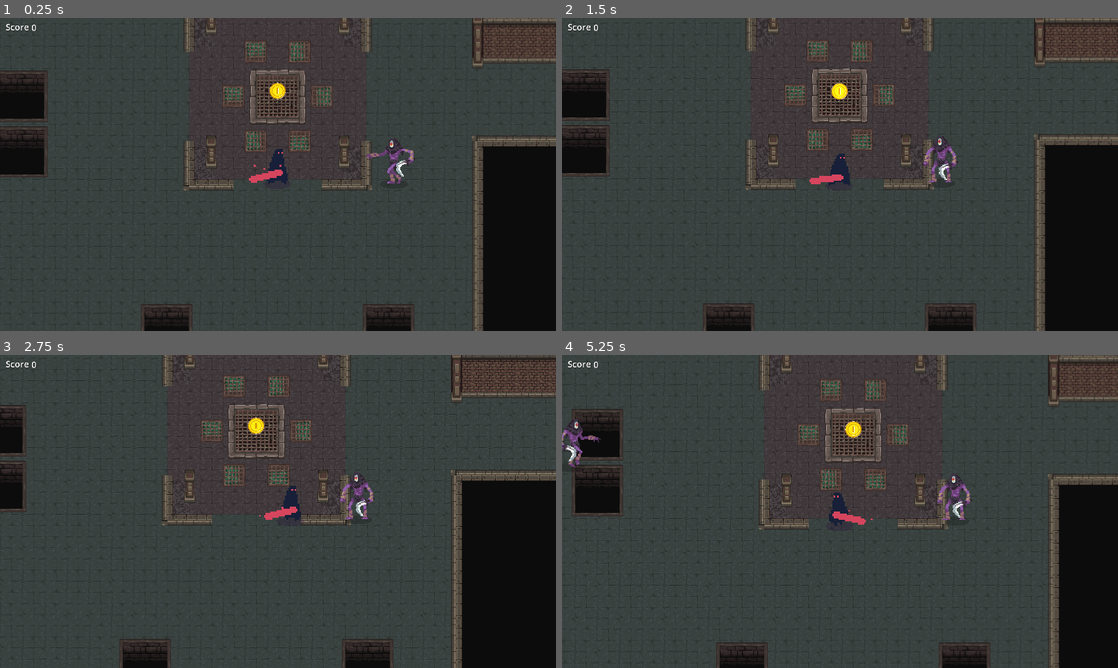
Above: before the commit, frames 1-4 (two rows, left to right).
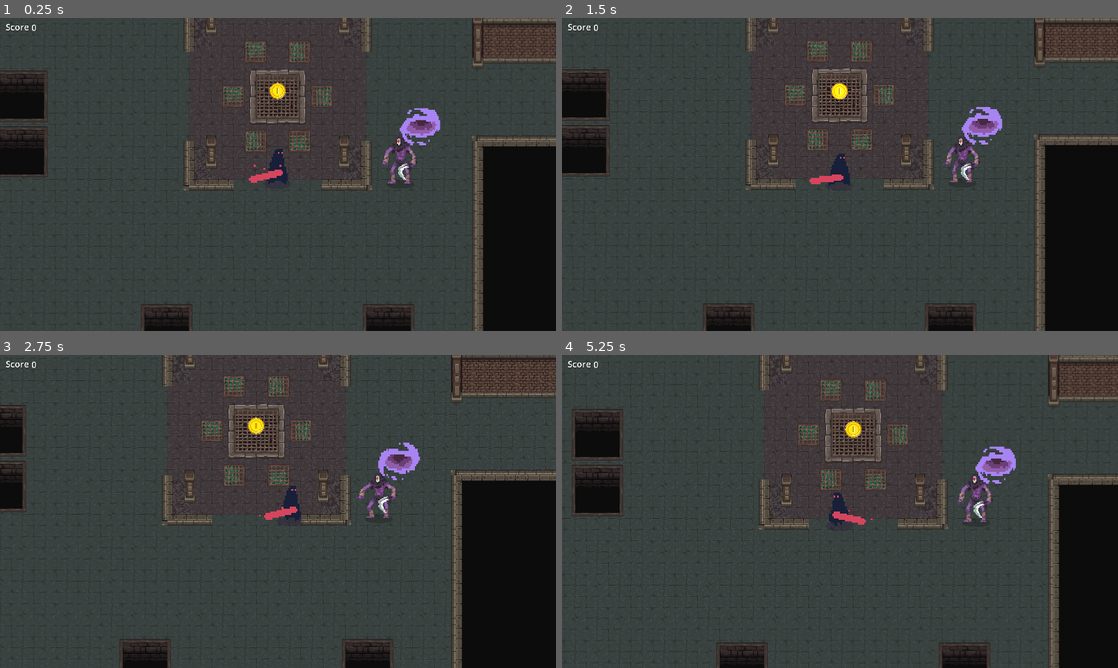
Above: after the commit, the same moments.

Repository: h-sutiwas/godot-mythus
Game: Godot game, scene res://scenes/playground.tscn
Two runs of this game, one before a commit and one after it. Both use one fixed random seed, a clock stepped at 60 frames per second and the inputs below.
Inputs:
- Up to frame 1 (0.25 s): no input
- Up to frame 2 (1.5 s): hold D (player_right) 0.53-1.28 s; hold Space (attack) 0.53-1.28 s; hold S (player_down) from 1.28 s (still down); tap Space (attack) at 1.35 s
- Up to frame 3 (2.75 s): release S (player_down) at 2.03 s; hold D (player_right) from 2.03 s (still down); hold Space (attack) from 2.03 s (still down)
- Up to frame 4 (5.25 s): release D (player_right) at 2.78 s; release Space (attack) at 2.78 s; hold W (player_up) 2.78-3.53 s; tap Space (attack) at 2.85, 4.35 s; hold Space (attack) 3.53-4.28 s; hold A (player_left) 3.53-5.03 s; hold S (player_down) from 5.03 s (still down); hold Space (attack) from 5.03 s (still down)

The runs differ from the first frame. In frame 1, 1.0% of the frame differs, in the area x 65-80%, y 28-53%; in frame 2, 1.2%; in frame 3, 1.1%; in frame 4, 1.5%, in the area x 0-82%, y 20-54%.
Error after the commit: Parse Error: Value of type "EnemyStateMachine" cannot be assigned to a variable of type "PlayerStateMachine". (res://scenes/entities/Enemy/enemy_state_machine.…

Commit message:
Add another state machine for enemy and set on-ready variable for it to use in enemy.gd

Diff:
--- a/scenes/entities/Enemy/enemy.gd
+++ b/scenes/entities/Enemy/enemy.gd
@@ -2,6 +2,7 @@
 class_name Enemy
 
 @onready var animated_sprites : AnimatedSprite2D = $AnimatedSprite2D
+@onready var state_machine : EnemyStateMachine = $StateMachine
 @onready var player: CharacterBody2D = get_tree().get_first_node_in_group("Player")
 
 const SPEED = 70.0
@@ -17,6 +18,7 @@
 func _ready():
 	old_pos = global_position
 	pos = global_position
+	state_machine.Initialize( self )
 
 # สร้าง func take_damage ด้วน
 
--- a/scenes/entities/Enemy/enemy.tscn
+++ b/scenes/entities/Enemy/enemy.tscn
@@ -41,6 +41,7 @@
 [ext_resource type="Texture2D" uid="uid://1yfeh116hyyp" path="res://assets/images/enemy/bringer_of_death/Individual Sprite/Walk/Bringer-of-Death_Walk_7.png" id="28_2yigr"]
 [ext_resource type="Texture2D" uid="uid://cl1co0wbb0l2j" path="res://assets/images/enemy/bringer_of_death/Individual Sprite/Walk/Bringer-of-Death_Walk_8.png" id="29_x6pbs"]
 [ext_resource type="Texture2D" uid="uid://co0lra5a48s0d" path="res://assets/images/enemy/bringer_of_death/Individual Sprite/Spell/Bringer-of-Death_Spell_2.png" id="41_wx7fb"]
+[ext_resource type="Script" uid="uid://ed68xk6keojk" path="res://scenes/entities/Enemy/enemy_state_machine.gd" id="41_ypk2h"]
 [ext_resource type="Texture2D" uid="uid://dp2gh81o81dqo" path="res://assets/images/enemy/bringer_of_death/Individual Sprite/Spell/Bringer-of-Death_Spell_16.png" id="42_wgoqm"]
 [ext_resource type="AudioStream" uid="uid://b8nx26ftttmqi" path="res://assets/audio/enemy/enemy_attack.mp3" id="44_wgoqm"]
 [ext_resource type="Texture2D" uid="uid://sfei5s6hfbc2" path="res://assets/images/enemy/bringer_of_death/Individual Sprite/shadow.png" id="45_okyt8"]
@@ -309,6 +310,15 @@
 scale = Vector2(0.5504391, 1.5542715)
 shape = SubResource("RectangleShape2D_ypk2h")
 
+[node name="StateMachine" type="Node" parent="."]
+script = ExtResource("41_ypk2h")
+
+[node name="Wander" type="Node" parent="StateMachine"]
+
+[node name="Attack" type="Node" parent="StateMachine"]
+
+[node name="Stun" type="Node" parent="StateMachine"]
+
 [node name="AtkBall" type="AnimatedSprite2D" parent="."]
 light_mask = 2
 z_index = 3
--- /dev/null
+++ b/scenes/entities/Enemy/enemy_state_machine.gd
@@ -0,0 +1,63 @@
+extends Node
+class_name EnemyStateMachine
+
+var states : Array [ State ]
+var prev_state : State
+var current_state : State
+
+# Called when the node enters the scene tree for the first time
+func _ready():
+	process_mode = Node.PROCESS_MODE_DISABLED
+	pass # Replace with function body
+
+
+# Called every frame. 'delta' is the elapsed time since the previous frame
+func _process( delta ):
+	ChangeState( current_state.Process( delta ) )
+	pass
+
+
+
+func _physics_process( delta ) -> void:
+	ChangeState( current_state.Physics( delta ) )
+	pass
+
+
+
+func _unhandled_input( event ) -> void:
+	ChangeState( current_state.HandleInput( event ) )
+	pass
+
+
+
+func Initialize( _enemy : Enemy ) -> void:
+	states = []
+
+	for c in get_children():
+		if c is State:
+			states.append(c)
+
+	if states.size() == 0:
+		return
+
+	states[0].enemy = _enemy
+	states[0].state_machine = self
+
+	for state in states:
+		state.Init()
+
+	ChangeState( states[0] )
+	process_mode = Node.PROCESS_MODE_INHERIT
+
+
+
+func ChangeState( new_state : State ) -> void:
+	if new_state == null or new_state == current_state:
+		return
+
+	if current_state:
+		current_state.Exit()
+
+	prev_state = current_state
+	current_state = new_state
+	current_state.Enter()
Not shown: 1 places in scenes/entities/Enemy/enemy.tscn that only renumber resources
Not shown, added: scenes/entities/Enemy/enemy_state_machine.gd.uid
